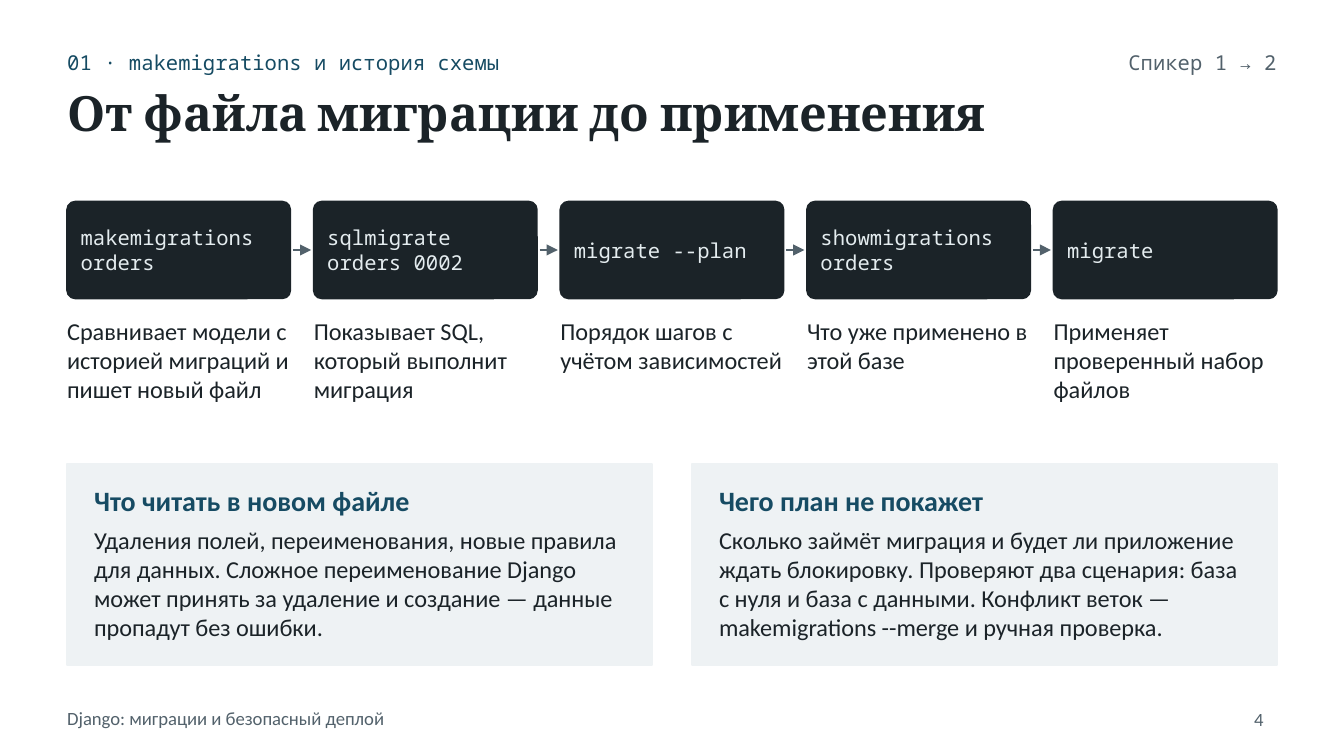
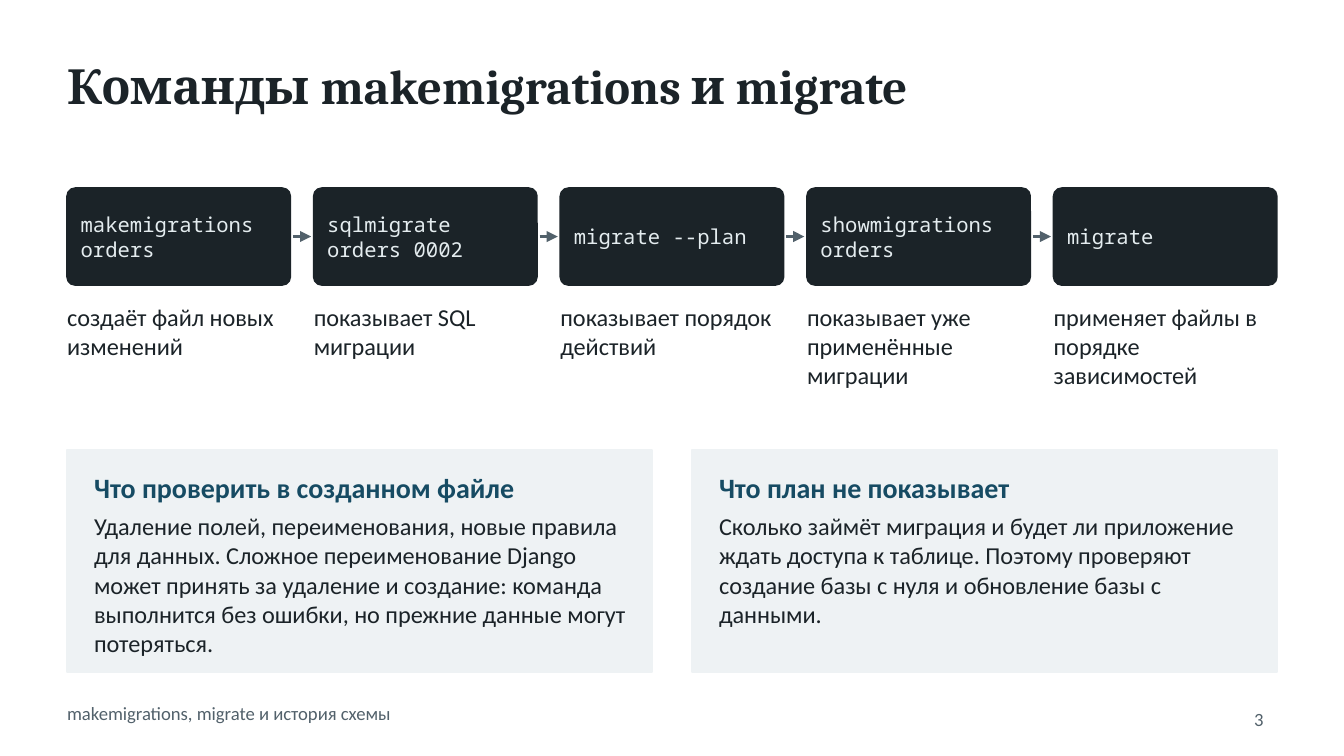
Before and after one commit to Aalerti/django-migrations-report, a slide deck: slide 3 of django_migrations_presentation.pptx (slide 4 before the commit). Drawn at 1344x756 pixels with LibreOffice and Linux fonts; fonts in the diff are those of the drawing. Boxes give left, top, right and bottom in pixels: in the first picture for what was removed or moved away, otherwise in the second. Text is boxed around its words. In the diff, an @@ line names an element or a change of style, - is before the commit and + after.

```diff
--- a/django_migrations_presentation.pptx
+++ b/django_migrations_presentation.pptx
@@ title "Команды makemigrations и migrate" at (x1=67, y1=69, x2=907, y2=115): vertical alignment middle to top @@
@@ text removed at (x1=1128, y1=55, x2=1276, y2=75) @@
-Спикер 1 → 2
@@ title at (x1=67, y1=69, x2=907, y2=115): text changed; size 11 to 26 pt; font Noto Sans Mono to Cambria; text colour #164B63 to #1B2328; bold on @@
-01 · makemigrations и история схемы
+Команды makemigrations и migrate
@@ title removed at (x1=67, y1=94, x2=985, y2=143) @@
-От файла миграции до применения
@@ 5 texts, 5 rounded rectangles, 4 arrows moved together from (x1=67, y1=202, x2=1277, y2=298) to (x1=67, y1=188, x2=1277, y2=285) @@
@@ text at (x1=67, y1=309, x2=274, y2=355): text changed @@
-Сравнивает модели с историей миграций и пишет новый файл
+создаёт файл новых изменений
@@ text at (x1=314, y1=310, x2=476, y2=359): text changed @@
-Показывает SQL, который выполнит миграция
+показывает SQL миграции
@@ text at (x1=560, y1=314, x2=772, y2=359): text changed @@
-Порядок шагов с учётом зависимостей
+показывает порядок действий
@@ text at (x1=807, y1=314, x2=970, y2=388): text changed @@
-Что уже применено в этой базе
+показывает уже применённые миграции
@@ text at (x1=1054, y1=309, x2=1257, y2=384): text changed @@
-Применяет проверенный набор файлов
+применяет файлы в порядке зависимостей
@@ rectangle resized from (x1=67, y1=464, x2=652, y2=665) to (x1=67, y1=450, x2=652, y2=672) @@
@@ text at (x1=94, y1=479, x2=625, y2=656): text changed @@
-Что читать в новом файле
-Удаления полей, переименования, новые правила для данных. Сложное переименование Django может принять за удаление и создание — данные пропадут без ошибки.
+Что проверить в созданном файле
+Удаление полей, переименования, новые правила для данных. Сложное переименование Django может принять за удаление и создание: команда выполнится без ошибки, но прежние данные могут потеряться.
@@ rectangle resized from (x1=692, y1=464, x2=1277, y2=665) to (x1=692, y1=450, x2=1277, y2=672) @@
@@ text at (x1=719, y1=480, x2=1234, y2=627): text changed @@
-Чего план не покажет
-Сколько займёт миграция и будет ли приложение ждать блокировку. Проверяют два сценария: база с нуля и база с данными. Конфликт веток — makemigrations --merge и ручная проверка.
+Что план не показывает
+Сколько займёт миграция и будет ли приложение ждать доступа к таблице. Поэтому проверяют создание базы с нуля и обновление базы с данными.
@@ text removed at (x1=67, y1=712, x2=385, y2=728) @@
-Django: миграции и безопасный деплой
@@ text added at (x1=67, y1=707, x2=391, y2=723), 10 pt, text #52616B @@
+makemigrations, migrate и история схемы
@@ page number at (x1=1254, y1=714, x2=1263, y2=726): text changed @@
-4
+3
```
Also in this commit, not shown: 17 other slides changed, 2 slides added, 3 slides removed, 1 other file.
